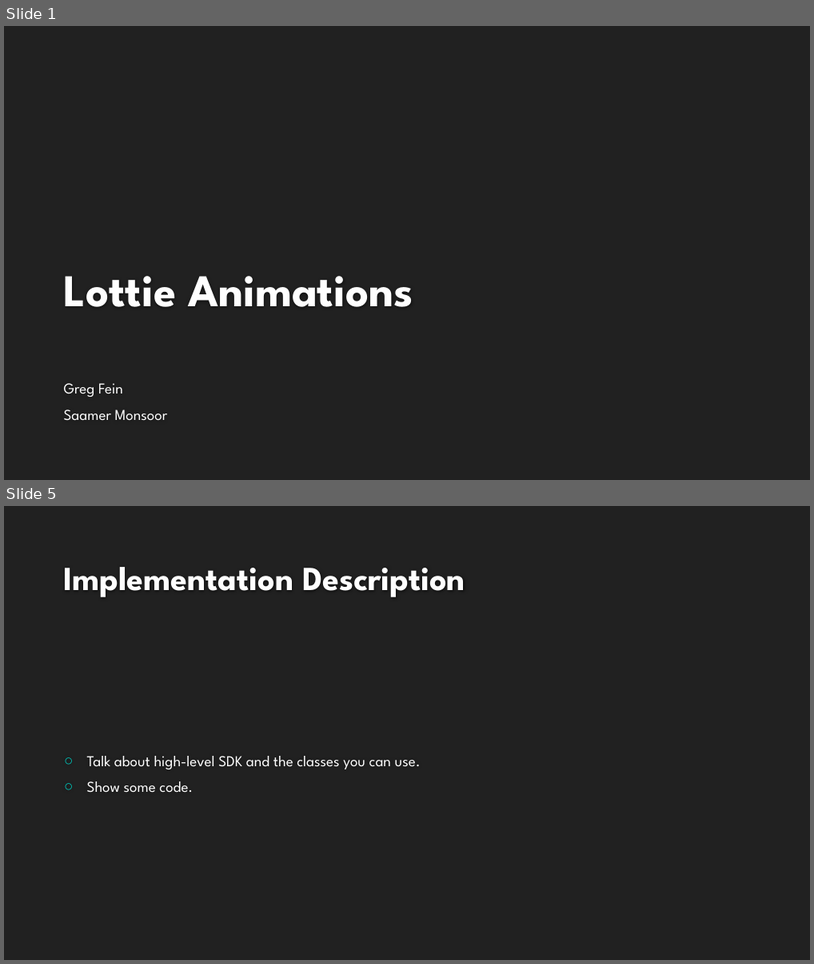
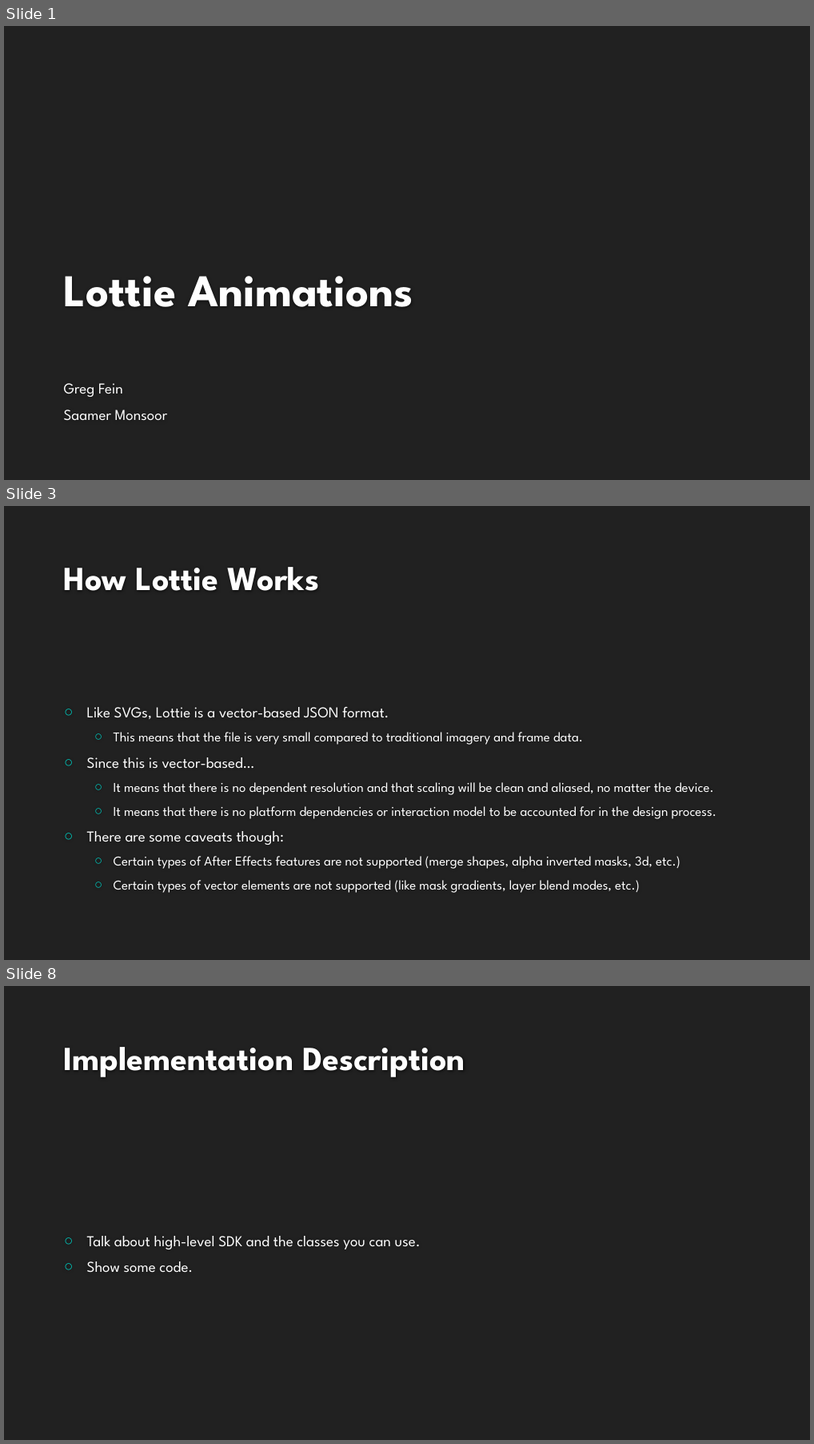
Before and after one commit to saamerm/Xamarin-Native-Forms-Swift-Lottie, a slide deck: Presentation.pptx. Shown one above the other, each under a label of ours: slides 1 and 5 before the commit, slides 1, 3 and 8 after it; the slides between them are not shown. The pictures are 814x964 and 814x1444 pixels, drawn with LibreOffice and Linux fonts; fonts in the diff are those of the drawing; background and template pictures are left out. Boxes give left, top, right and bottom in pixels: in the first picture for what was removed or moved away, otherwise in the second. Text is boxed around its words. In the diff, an @@ line names an element or a change of style, - is before the commit and + after.

```diff
--- a/Presentation.pptx
+++ b/Presentation.pptx
@@ slide 3 added at box(4, 506, 810, 960), background #212121 @@
@@ title added at box(64, 567, 320, 591), 40 pt, text #FEFEFE, bold @@
+How Lottie Works
@@ text added at box(87, 707, 717, 892), 16 pt, text #FFFFFF @@
+○ Like SVGs, Lottie is a vector-based JSON format.
+  ○ This means that the file is very small compared to traditional imagery and frame data.
+○ Since this is vector-based…
+  ○ It means that there is no dependent resolution and that scaling will be clean and aliased, no matter the device.
+  ○ It means that there is no platform dependencies or interaction model to be accounted for in the design process.
+○ There are some caveats though:
+  ○ Certain types of After Effects features are not supported (merge shapes, alpha inverted masks, 3d, etc.)
+  ○ Certain types of vector elements are not supported (like mask gradients, layer blend modes, etc.)
@@ what was slide 5 is now slide 8 @@
```
Also in this commit, not shown: 1 slide changed, 4 other slides added, 2 slides removed, 7 other files.
